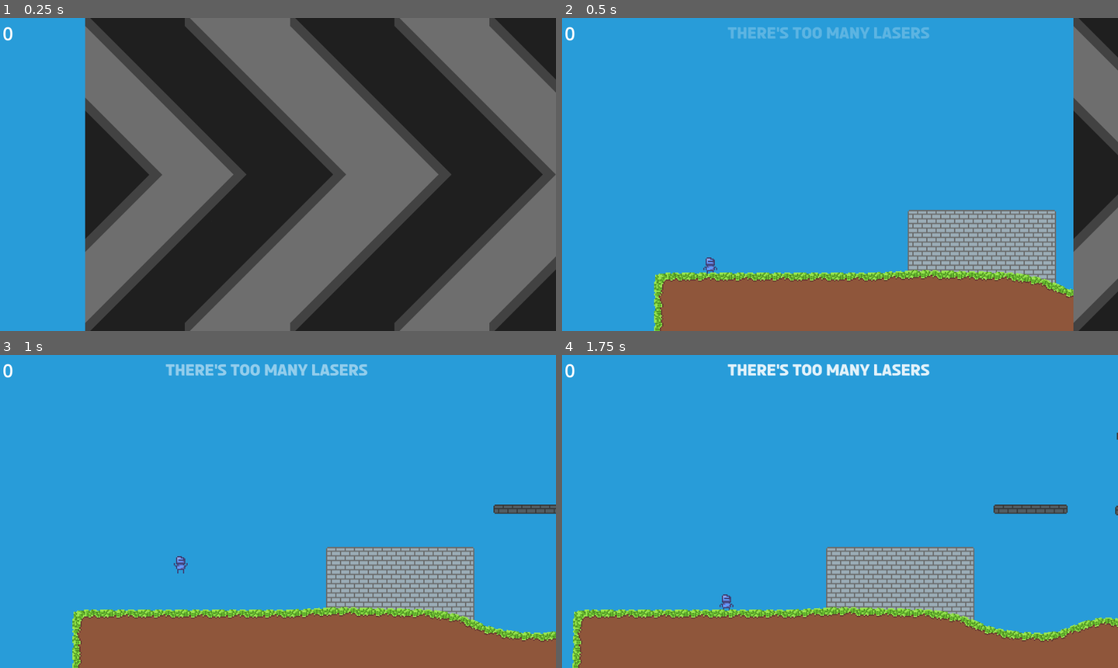
Above: before the commit, frames 1-4 (two rows, left to right).
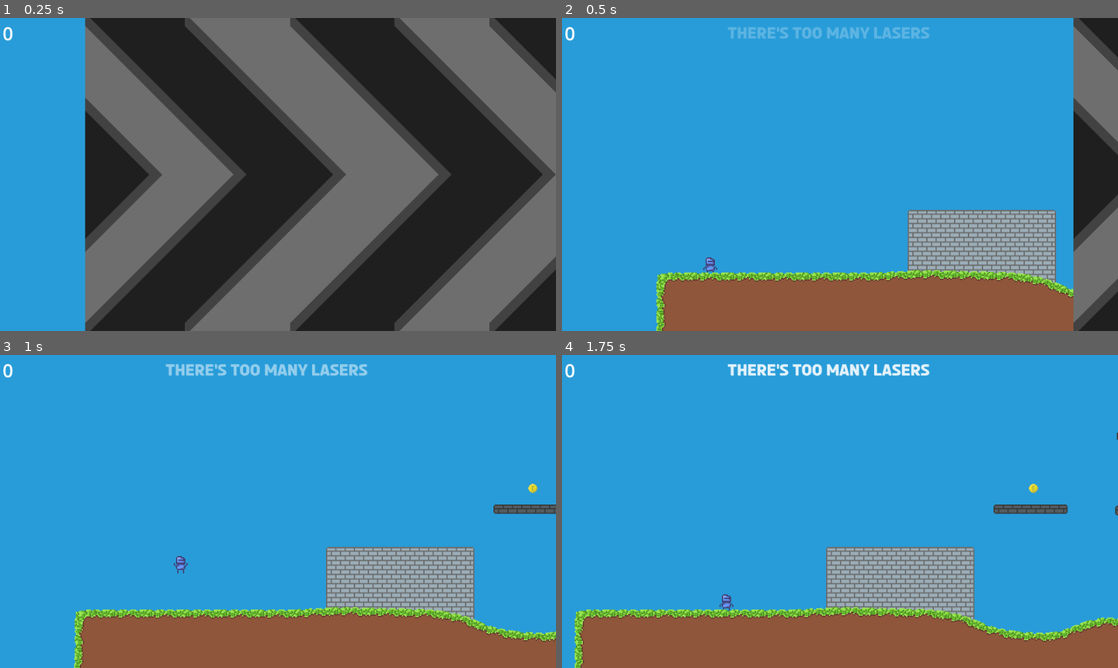
Above: after the commit, the same moments.

Repository: charliegregg/TriJamTTT
Game: Godot game, scene res://levels/level1.tscn
Two runs of this game, one before a commit and one after it. Both use one fixed random seed, a clock stepped at 60 frames per second and the inputs below. The engine's default icon, where the game draws it, is replaced by a stand-in: a white triangle on a blue panel in a dark square.
Inputs (mouse positions are in pixels of both pictures, inside the frame that each line leads up to):
- Up to frame 1 (0.25 s): no input
- Up to frame 2 (0.5 s): no input
- Up to frame 3 (1 s): tap Enter at 0.5 s; move the mouse to (400, 495) at 0.52 s; hold D (move_right) from 0.53 s (still down); hold Alt from 0.53 s (still down); click (400, 495) at 0.67 s; tap Space (move_jump) at 0.77 s
- Up to frame 4 (1.75 s): release D (move_right) at 1.25 s; release Alt at 1.25 s; drag from (728, 527) to (812, 574) at 1.27 s

Frame 1 is identical in both runs. In frame 2, 1.6% of the frame differs, in the area x 16-92%, y 80-100%; in frame 3, 1.9%; in frame 4, 2.1%, in the area x 1-100%, y 41-100%.

Commit message:
coins

Diff:
--- a/levels/level.tscn
+++ b/levels/level.tscn
@@ -283,7 +283,6 @@
 
 [node name="Level" type="StaticBody2D" parent="." groups=["ground"]]
 z_index = 11
-position = Vector2(-7, 0)
 
 [node name="LeftLevel" type="Node2D" parent="Level"]
 texture_filter = 1
@@ -476,77 +475,125 @@
 position = Vector2(4764, -1)
 
 [node name="SemiPlatform7" parent="." instance=ExtResource("15_wmo4j")]
-position = Vector2(10827, 130)
+position = Vector2(10831, 266)
 
 [node name="SemiPlatform8" parent="." instance=ExtResource("15_wmo4j")]
-position = Vector2(11163, -142)
+position = Vector2(11188, -1)
 
 [node name="SemiPlatform9" parent="." instance=ExtResource("15_wmo4j")]
-position = Vector2(10539, -129)
+position = Vector2(10539, -12)
 
 [node name="SemiPlatform10" parent="." instance=ExtResource("15_wmo4j")]
-position = Vector2(11544, 113)
-
-[node name="SemiPlatform17" parent="." instance=ExtResource("15_wmo4j")]
-position = Vector2(11173, 359)
+position = Vector2(11544, 266)
 
 [node name="SemiPlatform11" parent="." instance=ExtResource("15_wmo4j")]
-position = Vector2(11581, -387)
+position = Vector2(11586, -306)
 
 [node name="SemiPlatform12" parent="." instance=ExtResource("15_wmo4j")]
-position = Vector2(9933, -699)
+position = Vector2(9936, -704)
 
 [node name="SemiPlatform16" parent="." instance=ExtResource("15_wmo4j")]
 position = Vector2(9719, -1028)
 
 [node name="SemiPlatform15" parent="." instance=ExtResource("15_wmo4j")]
-position = Vector2(10200, -406)
+position = Vector2(10209, -318)
 
 [node name="SemiPlatform13" parent="." instance=ExtResource("15_wmo4j")]
-position = Vector2(11912, -673)
+position = Vector2(11981, -643)
 
 [node name="SemiPlatform14" parent="." instance=ExtResource("15_wmo4j")]
-position = Vector2(12342, -935)
+position = Vector2(12312, -895)
 
 [node name="laser" parent="." instance=ExtResource("20_v4srs")]
 position = Vector2(10101, 198)
 rotation = 1.5708
 cycle = 12.0
+start = 9.0
+end = 12.0
 
 [node name="laser2" parent="." instance=ExtResource("20_v4srs")]
 position = Vector2(9912, -78)
 rotation = 1.5708
 cycle = 12.0
+start = 6.0
+end = 9.0
 
 [node name="laser3" parent="." instance=ExtResource("20_v4srs")]
-position = Vector2(9850, -347)
+position = Vector2(9838, -401)
 rotation = 1.5708
 cycle = 12.0
 
-[node name="laser4" parent="." instance=ExtResource("20_v4srs")]
-position = Vector2(9800, -633)
-rotation = 1.5708
-cycle = 12.0
-
-[node name="laser5" parent="." instance=ExtResource("20_v4srs")]
-position = Vector2(12554, -633)
-rotation = -1.57079
-cycle = 12.0
-
-[node name="laser6" parent="." instance=ExtResource("20_v4srs")]
-position = Vector2(12433, -346)
-rotation = -1.57079
-cycle = 12.0
-
-[node name="laser7" parent="." instance=ExtResource("20_v4srs")]
-position = Vector2(12241, -78)
-rotation = -1.57079
-cycle = 12.0
-
-[node name="laser8" parent="." instance=ExtResource("20_v4srs")]
-position = Vector2(12044, 198)
-rotation = -1.57079
-cycle = 12.0
-
 [node name="BigPlatform5" parent="." instance=ExtResource("18_uvhm7")]
 position = Vector2(12895, -707)
+
+[node name="coin16" parent="." instance=ExtResource("17_d41dy")]
+position = Vector2(1402, -236)
+
+[node name="coin17" parent="." instance=ExtResource("17_d41dy")]
+position = Vector2(1824, -217)
+
+[node name="coin18" parent="." instance=ExtResource("17_d41dy")]
+position = Vector2(2278, -222)
+
+[node name="coin19" parent="." instance=ExtResource("17_d41dy")]
+position = Vector2(1821, -490)
+
+[node name="coin20" parent="." instance=ExtResource("17_d41dy")]
+position = Vector2(4196, -266)
+
+[node name="coin21" parent="." instance=ExtResource("17_d41dy")]
+position = Vector2(4769, -281)
+
+[node name="coin22" parent="." instance=ExtResource("17_d41dy")]
+position = Vector2(4472, 1)
+
+[node name="coin23" parent="." instance=ExtResource("17_d41dy")]
+position = Vector2(4113, 510)
+
+[node name="coin24" parent="." instance=ExtResource("17_d41dy")]
+position = Vector2(4436, 489)
+
+[node name="coin25" parent="." instance=ExtResource("17_d41dy")]
+position = Vector2(4760, 453)
+
+[node name="coin26" parent="." instance=ExtResource("17_d41dy")]
+position = Vector2(10214, -377)
+
+[node name="coin27" parent="." instance=ExtResource("17_d41dy")]
+position = Vector2(10540, -71)
+
+[node name="coin28" parent="." instance=ExtResource("17_d41dy")]
+position = Vector2(11182, -65)
+
+[node name="coin29" parent="." instance=ExtResource("17_d41dy")]
+position = Vector2(10834, 198)
+
+[node name="coin30" parent="." instance=ExtResource("17_d41dy")]
+position = Vector2(11550, 195)
+
+[node name="coin31" parent="." instance=ExtResource("17_d41dy")]
+position = Vector2(11595, -371)
+
+[node name="coin32" parent="." instance=ExtResource("17_d41dy")]
+position = Vector2(11985, -704)
+
+[node name="coin33" parent="." instance=ExtResource("17_d41dy")]
+position = Vector2(12311, -958)
+
+[node name="coin34" parent="." instance=ExtResource("17_d41dy")]
+position = Vector2(9938, -761)
+
+[node name="coin35" parent="." instance=ExtResource("17_d41dy")]
+position = Vector2(9716, -1090)
+
+[node name="coin36" parent="." instance=ExtResource("17_d41dy")]
+position = Vector2(10852, -206)
+
+[node name="coin37" parent="." instance=ExtResource("17_d41dy")]
+position = Vector2(11553, -197)
+
+[node name="coin38" parent="." instance=ExtResource("17_d41dy")]
+position = Vector2(10552, -509)
+
+[node name="coin39" parent="." instance=ExtResource("17_d41dy")]
+position = Vector2(10220, -901)
Not shown: 18 places in levels/level.tscn that only renumber resources
Not shown: 22 places in resources/level_part_a.tres that only renumber resources
